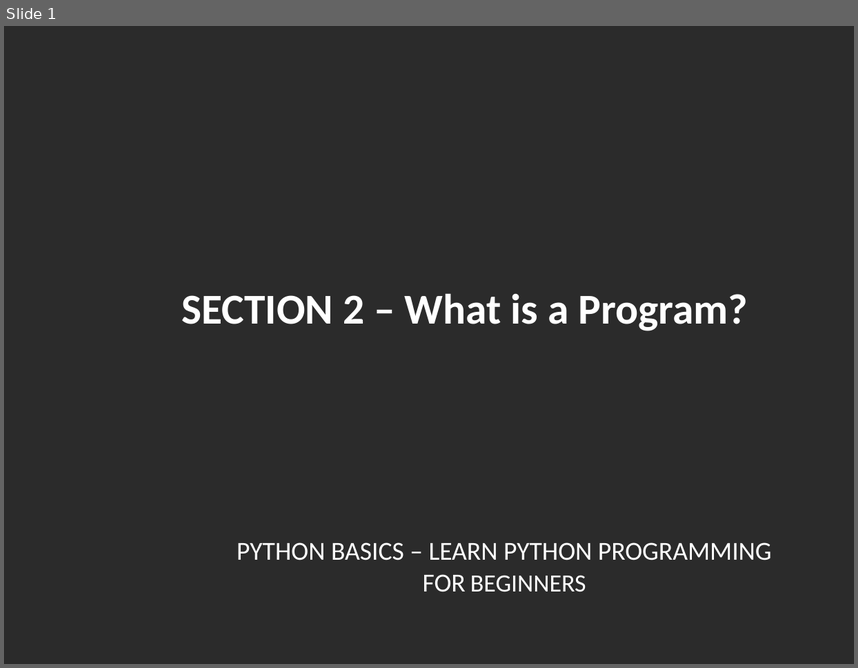
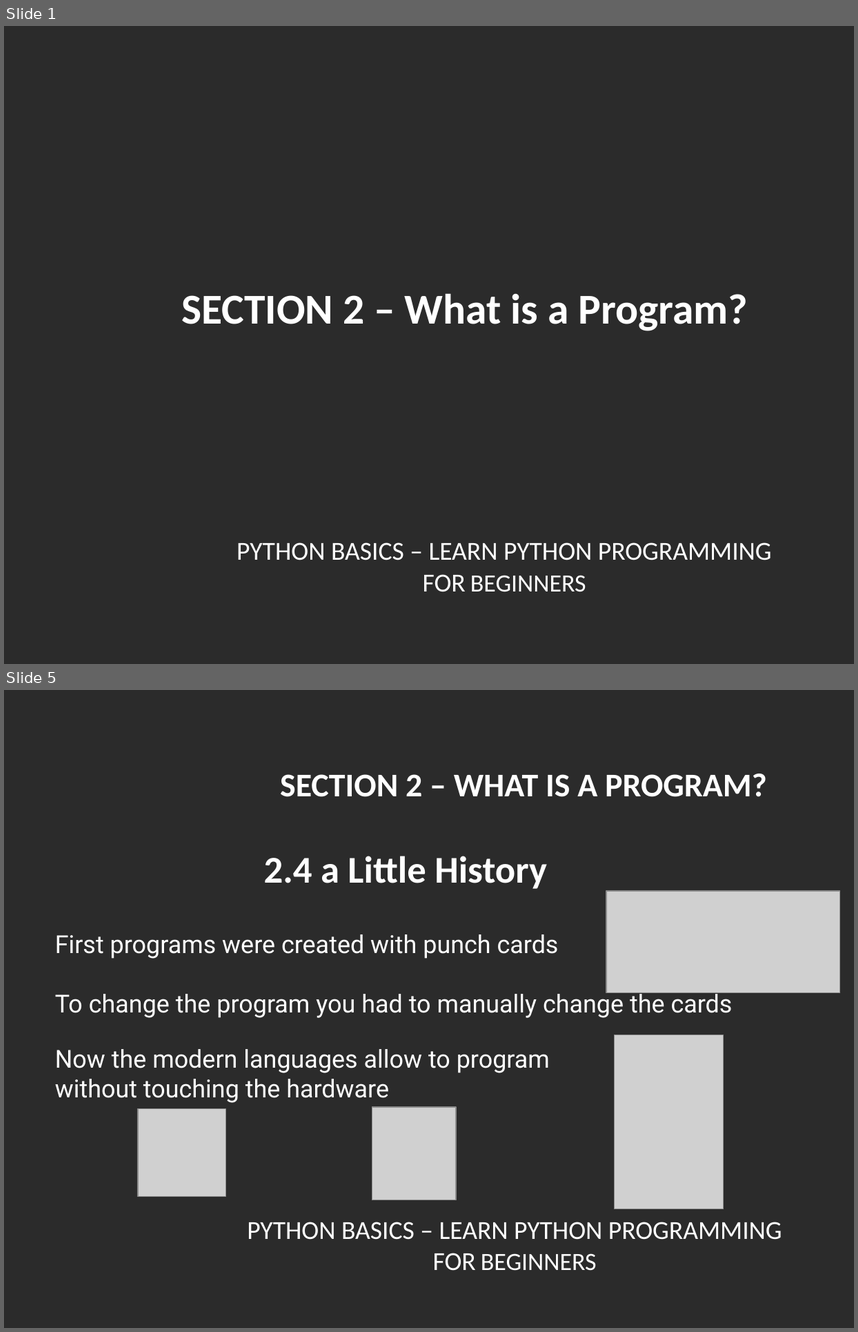
Before and after one commit to mmilushev91/Python-Basics-Learn-Python-Programming-for-Beginners, a slide deck: Section 2 - What is a program/What is a program.odp. Shown one above the other, each under a label of ours: slide 1 before the commit, slides 1 and 5 after it; the slides between them are not shown. The pictures are 858x668 and 858x1332 pixels, drawn with LibreOffice and Linux fonts; fonts in the diff are those of the drawing; grey boxes stand for pictures; background and template pictures are left out; a plain dark background stands for a picture behind light text. Boxes give left, top, right and bottom in pixels: in the first picture for what was removed or moved away, otherwise in the second. Text is boxed around its words. In the diff, an @@ line names an element or a change of style, - is before the commit and + after.

```diff
--- a/Section 2 - What is a program/What is a program.odp
+++ b/Section 2 - What is a program/What is a program.odp
@@ slide 5 added at (4,690,854,1328), background picture (left out) @@
@@ text added at (280,773,767,797), 28 pt, text #FFFFFF, bold @@
+SECTION 2 – WHAT IS A PROGRAM?
@@ text added at (264,856,547,889), 32 pt, text #FFFFFF, bold @@
+2.4 a Little History
@@ picture added at (606,891,840,993) @@
@@ text added at (55,934,733,1103), 21 pt, text #FFFFFF @@
+First programs were created with punch cards
+To change the program you had to manually change the cards
+Now the modern languages allow to program
+without touching the hardware
@@ picture added at (615,1035,724,1209) @@
@@ picture added at (137,1108,225,1196) @@
@@ picture added at (372,1107,456,1199) @@
@@ text added at (247,1221,782,1270), 22 pt, text #FFFFFF @@
+PYTHON BASICS – LEARN PYTHON PROGRAMMING
+FOR BEGINNERS
```
Also in this commit, not shown: 6 other slides added, 1 slide removed, 1 other file.
